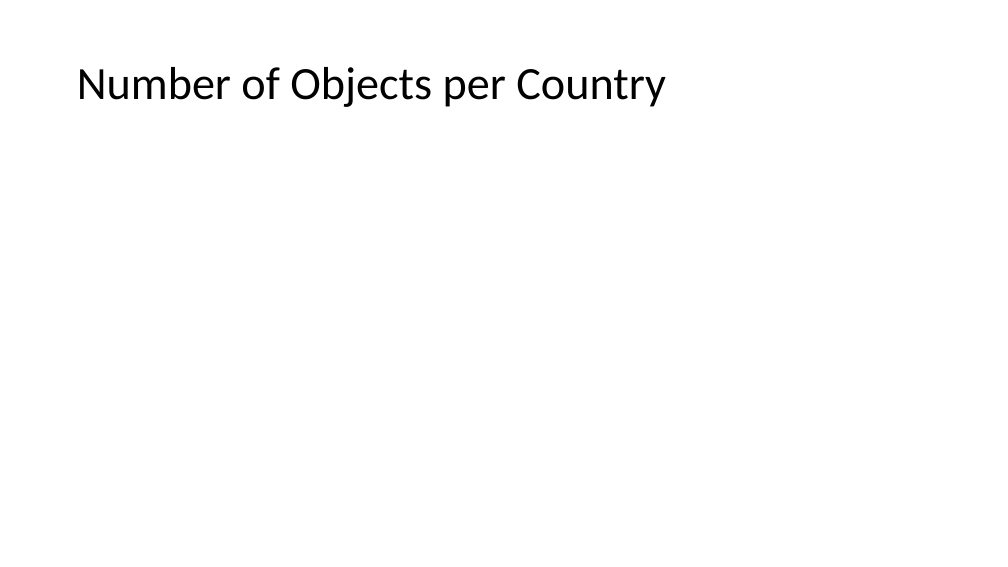
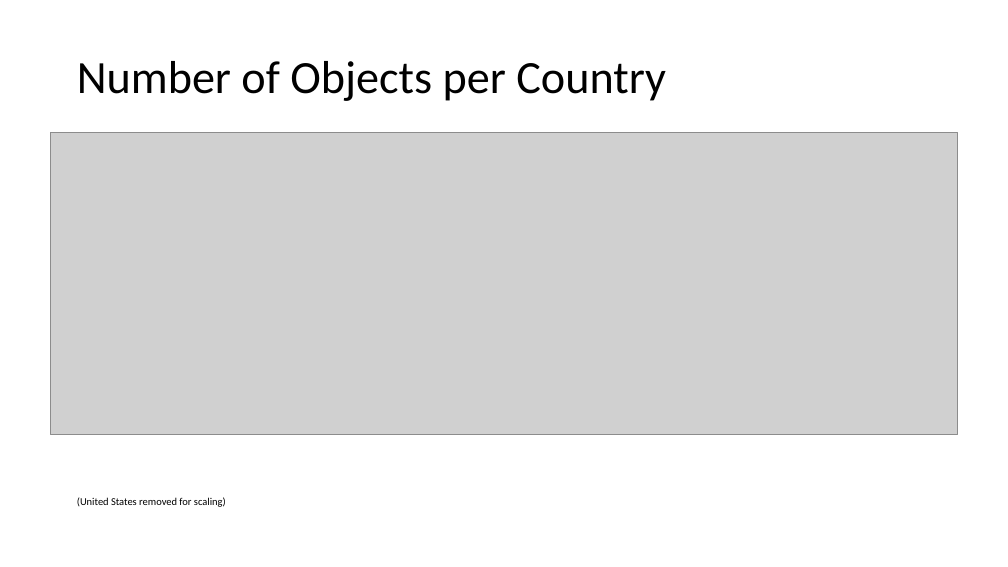
Before and after one commit to bjwlknsn/TheMetTeamProject, a slide deck: slide 5 of The Metropolitan Museum of Art.pptx (slide 6 before the commit). Drawn at 1008x567 pixels with LibreOffice and Linux fonts; fonts in the diff are those of the drawing; grey boxes stand for pictures. Boxes give left, top, right and bottom in pixels: in the first picture for what was removed or moved away, otherwise in the second. Text is boxed around its words. In the diff, an @@ line names an element or a change of style, - is before the commit and + after.

```diff
--- a/The Metropolitan Museum of Art.pptx
+++ b/The Metropolitan Museum of Art.pptx
@@ title "Number of Objects per Country": place and size @@
-title "Number of Objects per Country" at bbox=[77, 67, 666, 107]
+title "Number of Objects per Country" at bbox=[77, 61, 666, 101]
@@ picture added at bbox=[51, 132, 958, 435] @@
@@ text added at bbox=[77, 497, 226, 507], 10 pt, text #000000 @@
+(United States removed for scaling)
```
Also in this commit, not shown: 1 other slide changed, 1 slide added, 1 slide removed, 1 other file.
